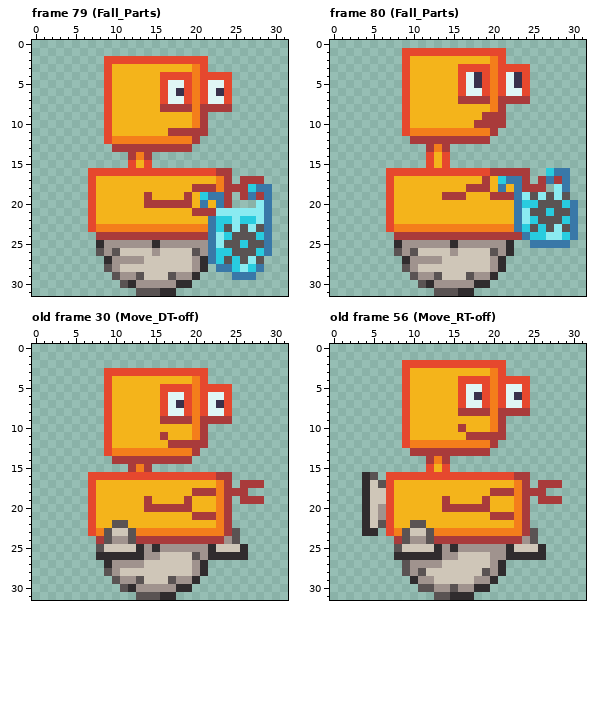
Edited in one commit: pixel-art file (Game Project/art_source/Robot_v2.aseprite). That is the earlier state.
32x32 pixels, 81 frames. Shown: frame 79 (Fall_Parts), frame 80 (Fall_Parts), old frame 30 (Move_DT-off), old frame 56 (Move_RT-off). The commit also changed other frames, which this record leaves out.
New version:
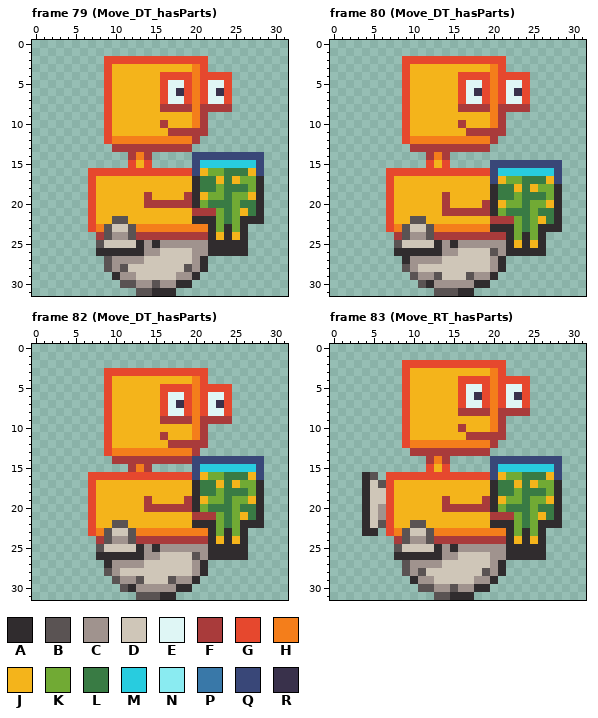
Palette (. is transparent): A #302c2e  B #5a5353  C #a0938e  D #cfc6b8  E #dff6f5  F #a93b3b  G #e6482e  H #f47e1b  J #f4b41b  K #71aa34  L #397b44  M #28ccdf  N #8aebf1  P #3978a8  Q #394778  R #39314b
A new or re-ordered frame is compared with the old frame closest to it.
Commit: Add player animations holding parts; fix minor player animation bugs
What changed:
frames 81 -> 148
Changed rows in their new state; - is an unchanged pixel.
Frame 79 (Move_DT_hasParts), layers "Parts", "Thrusters", "Bot":
first column x 16:
10 F
first column x 8:
14 ------------QQQQQQQQQ-
15 ------------QMMMMMMMQ-
16 ------------QJKKLLLJQ-
17 ------------ALLJLJKKA-
18 ------------ALLKLLLKA.
19 ------------AJKKLKKJA.
20 ------------AKLLLKLLA.
21 ---------------KLKJLA.
22 --BB--------AAAKLKAAA.
23 -BDDB---------AKAKA...
24 -BCCB---------AJAJA...
25 BDDDDA--------AAAAA...
26 AAAAAAC-----C-AAAAA...
27 -B------------.......-
28 ---B-------B---......-
29 --A--D---D-------...--
30 ----B--B--------------
31 -------A--------------
Frame 80 (Move_DT_hasParts), layers "Parts", "Thrusters", "Bot":
first column x 8:
 1 -.............---------
 2 --GGGGGGGGGGG----------
 3 --------JJJJ--...------
 4 ---------GG---GG-------
 5 ----------E----E-------
 6 ----------R----R-------
 7 --------GEEG-GEEG------
 8 --------FFFF--FFF------
 9 -----------JH----------
10 --------F-JJH----------
11 --JJJJJJJFFF-F---------
12 -GHHHHHHHHHHF----------
13 --FF-F-FFFFF-----------
14 ----FHF----------------
15 ------------QQQQQQQQQ--
16 ------------QMMMMMM-Q.-
17 -----------JQJKKLLLJQ.-
18 ---------JJJALLJLJKKA.-
19 -------JJ---ALLKLLLKA.-
20 ------F----FA-KKLKKJA..
21 ------FFFFFFAKLLLKLLA..
22 --BB--------FFFKLKJLA..
23 -BDDB-------AAAKLKAAA..
24 -BCCB---------AKAKA....
25 BDDDDA---------JAJA...-
26 AAAAAAC--------AAAA----
Frame 82 (Move_DT_hasParts) is new; against old frame 30 (Move_DT-off), layer "Parts":
first column x 20:
14 QQQQQQQQQ
15 QMMMMMMMQ
16 QJKKLLLJQ
17 ALLJLJKKA
18 ALLKLLLKA
19 A-KKLKKJA
20 AKLLLKLLA
21 ---KLKJLA
22 AAAKLKAAA
23 --AKAKA--
24 --AJAJA--
25 ---AAA---
Frame 83 (Move_RT_hasParts) is new; against old frame 56 (Move_RT-off), layer "Parts": the same change as frame 82 (Move_DT_hasParts)
Changed places in both pictures, as pixel boxes (x1, y1, x2, y2):
changed: (96, 120, 272, 296)
changed: (394, 48, 578, 256)
changed: (192, 456, 264, 552)
changed: (490, 456, 562, 552)
